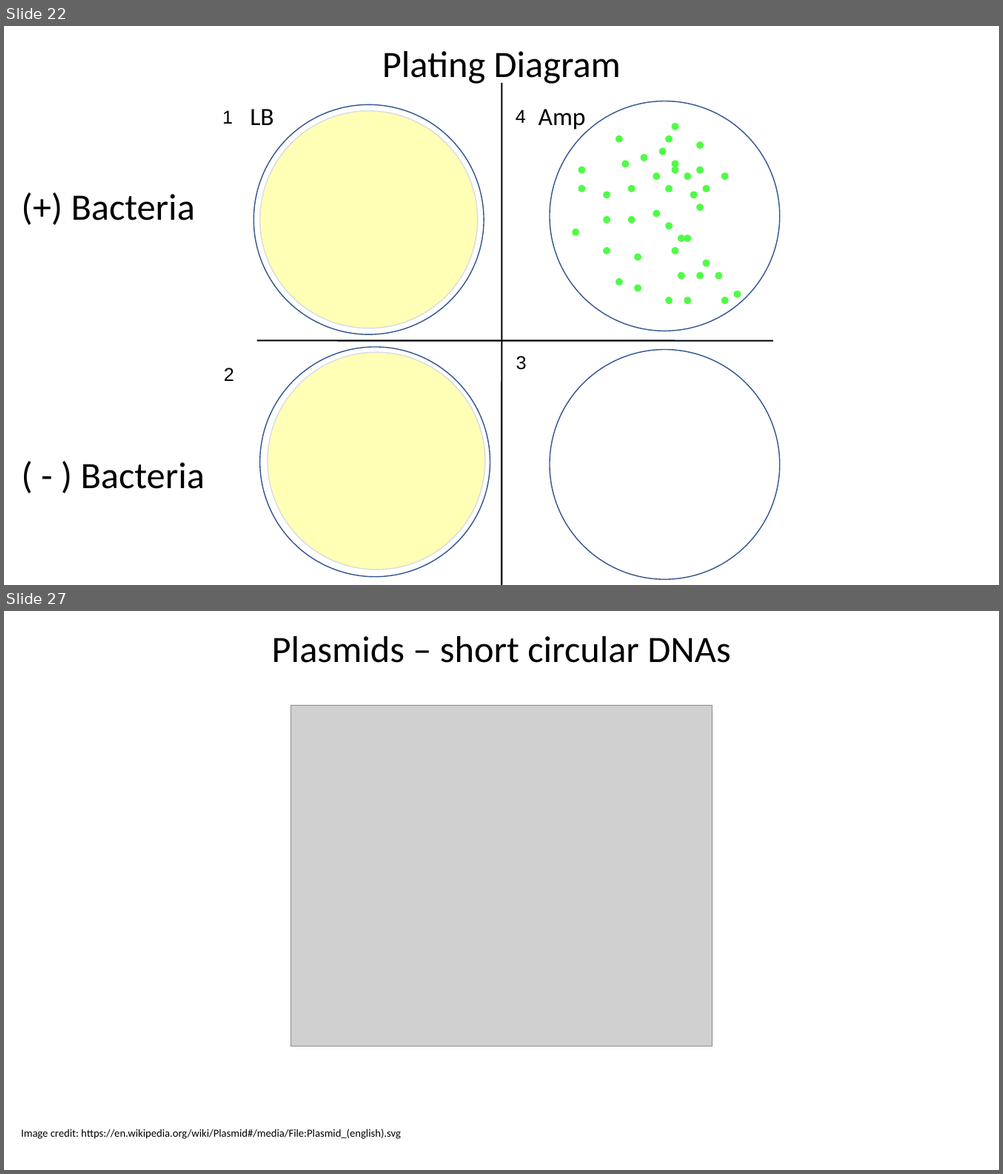
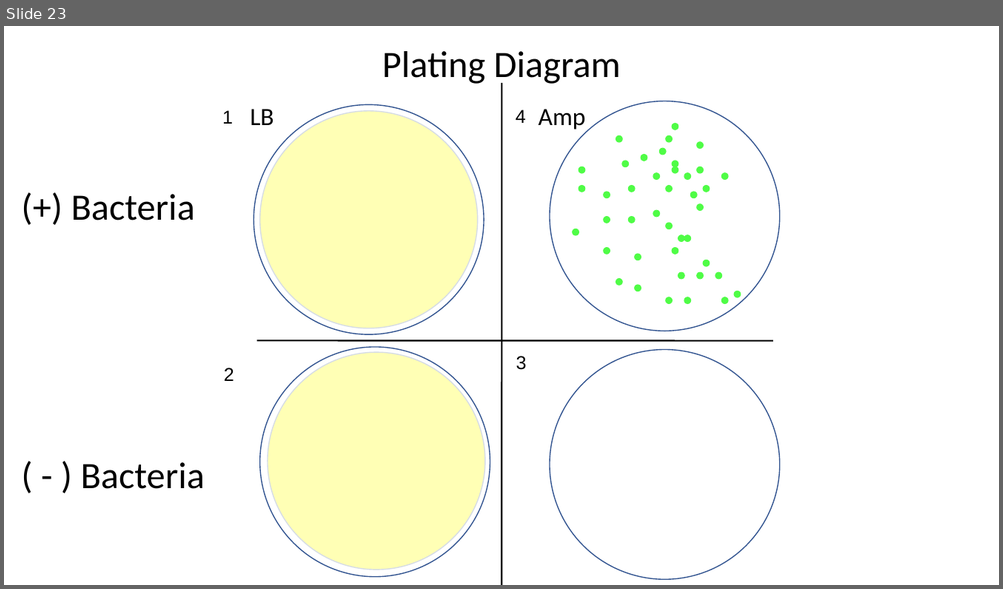
Before and after one commit to JasonJWilliamsNY/science_institute_2021, a slide deck: _includes/slides/bacterial-transformation_II.pptx. Shown one above the other, each under a label of ours: slides 22 and 27 before the commit, slide 23 after it; the slides between them are not shown. The pictures are 1003x1174 and 1003x589 pixels, drawn with LibreOffice and Linux fonts; fonts in the diff are those of the drawing; grey boxes stand for pictures. Boxes give left, top, right and bottom in pixels: in the first picture for what was removed or moved away, otherwise in the second. Text is boxed around its words. In the diff, an @@ line names an element or a change of style, - is before the commit and + after.

```diff
--- a/_includes/slides/bacterial-transformation_II.pptx
+++ b/_includes/slides/bacterial-transformation_II.pptx
@@ slide 27 removed at (4, 611, 999, 1170), background #FFFFFF @@
@@ text removed at (272, 636, 730, 663) @@
-Plasmids – short circular DNAs
@@ picture removed at (290, 705, 712, 1047) @@
@@ text removed at (21, 1129, 401, 1139) @@
-Image credit: https://en.wikipedia.org/wiki/Plasmid#/media/File:Plasmid_(english).svg
@@ what was slide 22 is now slide 23 @@
```
Also in this commit, not shown: 1 slide changed, 9 slides added, 4 other slides removed, 2 other files.
